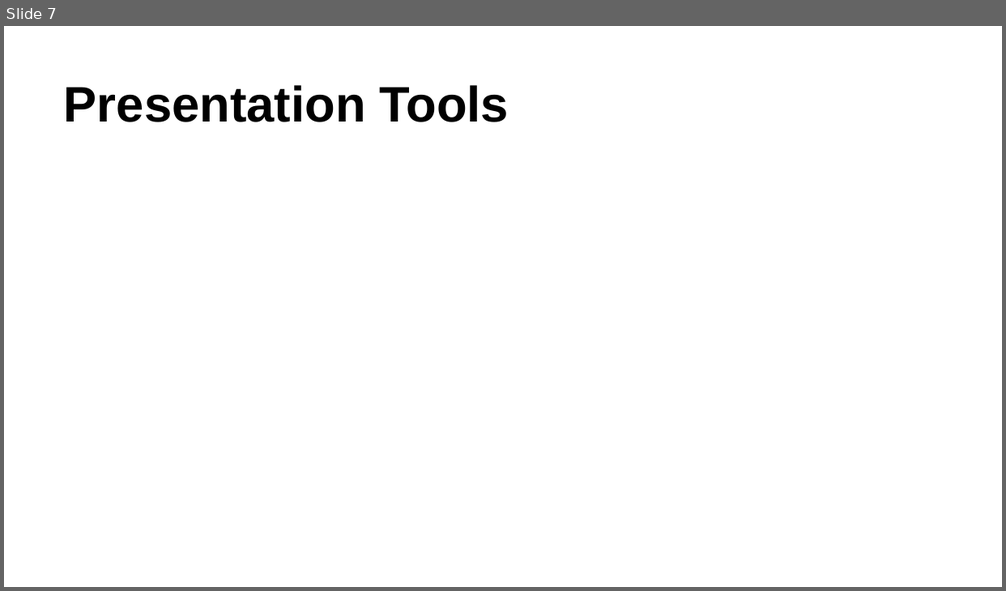
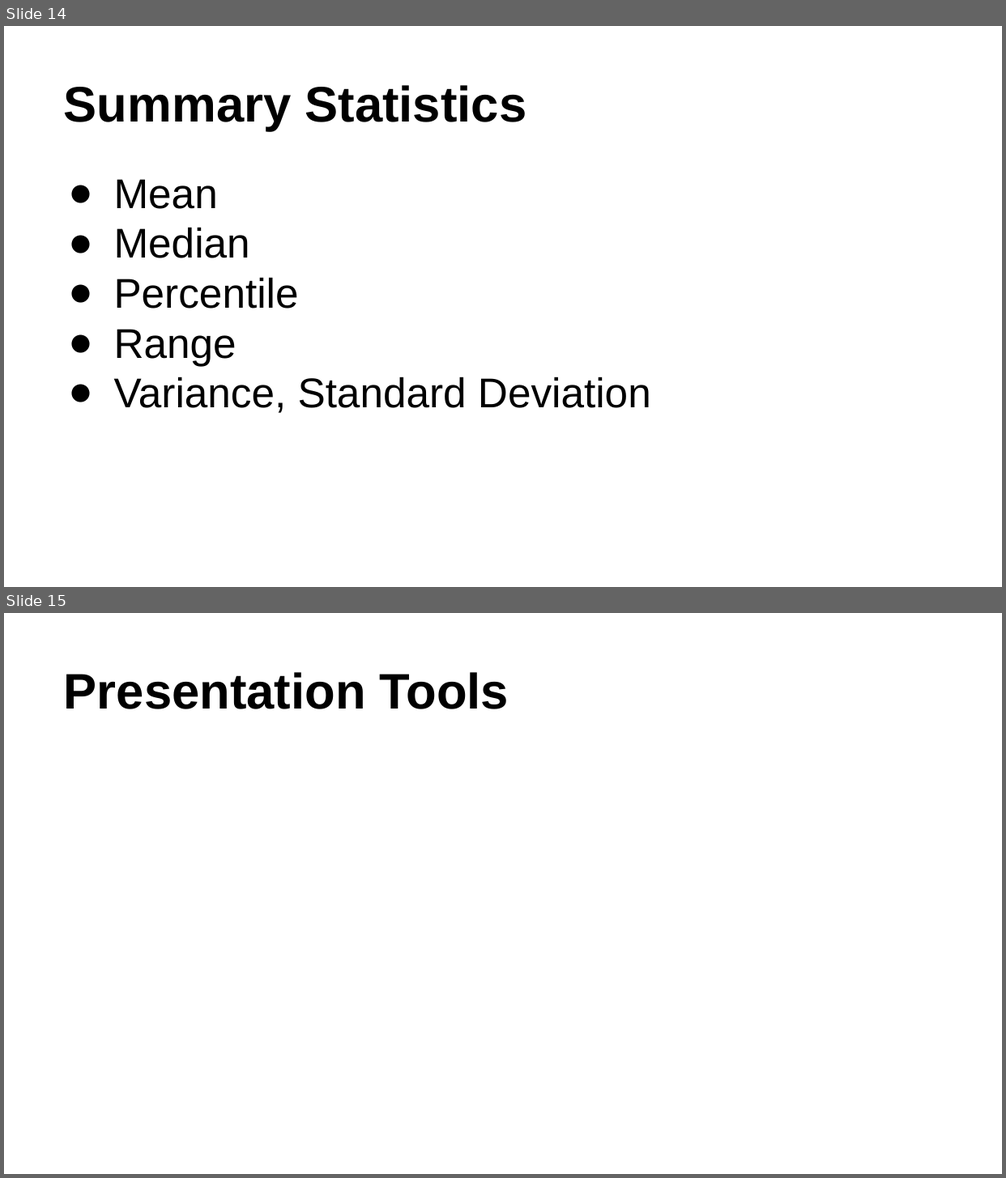
Before and after one commit to qwwqwwq/IPEDS, a slide deck: Data Analysis and Presentation.pptx. Shown one above the other, each under a label of ours: slide 7 before the commit, slides 14 and 15 after it. The pictures are 1006x591 and 1006x1178 pixels, drawn with LibreOffice and Linux fonts; fonts in the diff are those of the drawing. Boxes give left, top, right and bottom in pixels: in the first picture for what was removed or moved away, otherwise in the second. Text is boxed around its words. In the diff, an @@ line names an element or a change of style, - is before the commit and + after.

```diff
--- a/Data Analysis and Presentation.pptx
+++ b/Data Analysis and Presentation.pptx
@@ slide 14 added at (4,26,1002,587), background #FFFFFF @@
@@ title added at (64,85,527,131), 36 pt, text #000000, bold @@
+Summary Statistics
@@ text added at (114,179,651,413), 30 pt, text #000000 @@
+● Mean
+● Median
+● Percentile
+● Range
+● Variance, Standard Deviation
@@ what was slide 7 is now slide 15 @@
```
Also in this commit, not shown: 5 slides changed, 10 other slides added, 1 slide removed, 3 other files.
